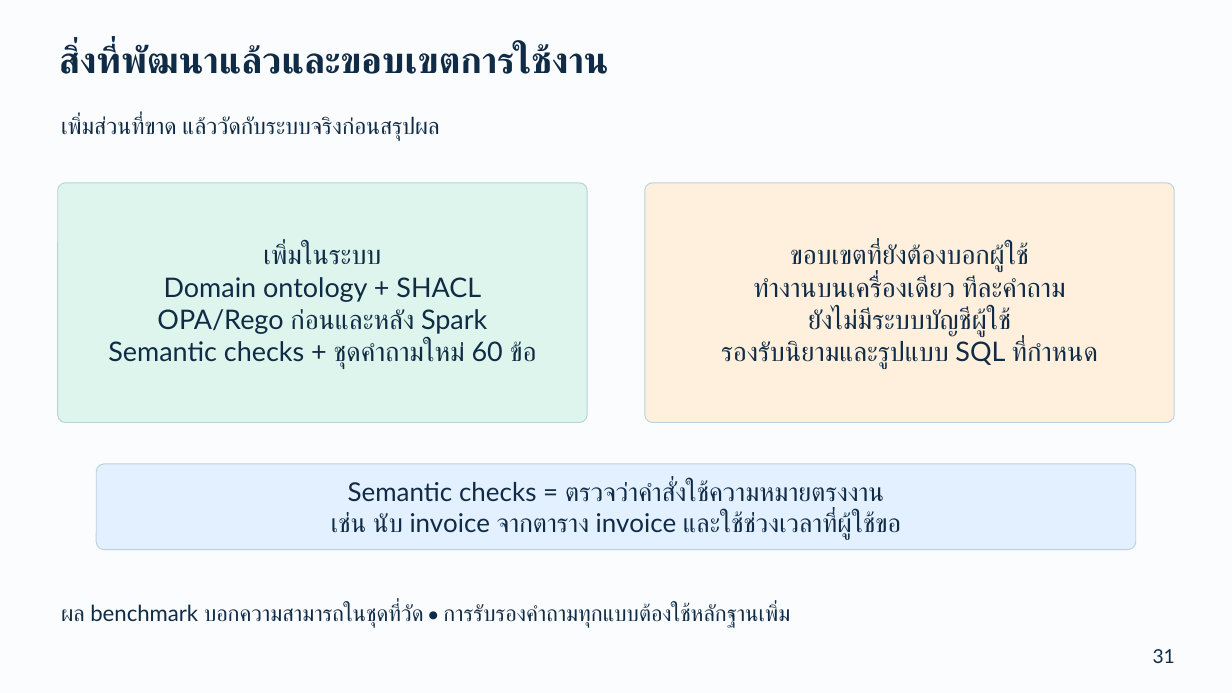
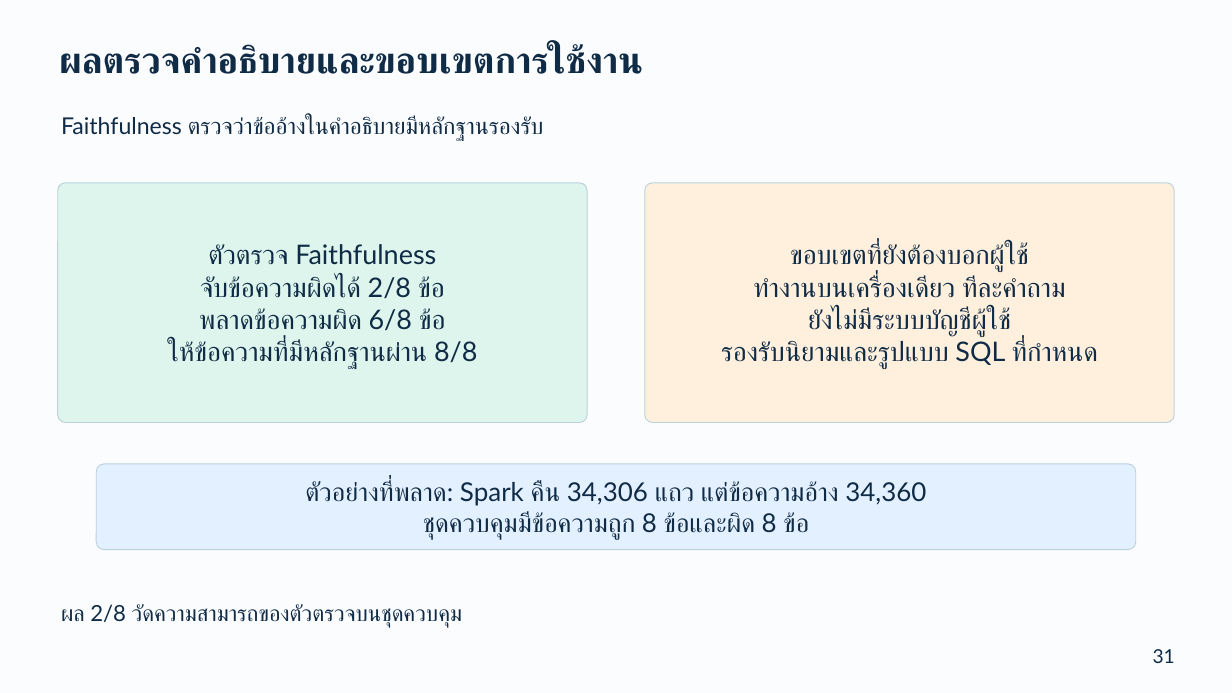
Before and after one commit to NATTAPAT-LEUNGRUNGSAP/customer-intelligence-agent-spark-hdfs, a slide deck: slide 31 of presentation/customer-intelligence-system-guide.pptx. Drawn at 1232x693 pixels with LibreOffice and Linux fonts; fonts in the diff are those of the drawing. Boxes give left, top, right and bottom in pixels: in the first picture for what was removed or moved away, otherwise in the second. Text is boxed around its words. In the diff, an @@ line names an element or a change of style, - is before the commit and + after.

```diff
--- a/presentation/customer-intelligence-system-guide.pptx
+++ b/presentation/customer-intelligence-system-guide.pptx
@@ text at box(59, 44, 643, 74): text changed @@
-สิ่งที่พัฒนาแล้วและขอบเขตการใช้งาน
+ผลตรวจคำอธิบายและขอบเขตการใช้งาน
@@ text at box(61, 116, 544, 141): text changed @@
-เพิ่มส่วนที่ขาด แล้ววัดกับระบบจริงก่อนสรุปผล
+Faithfulness ตรวจว่าข้ออ้างในคำอธิบายมีหลักฐานรองรับ
@@ text in rounded rectangle at box(167, 244, 477, 369): text changed @@
-เพิ่มในระบบ
-Domain ontology + SHACL
-OPA/Rego ก่อนและหลัง Spark
-Semantic checks + ชุดคำถามใหม่ 60 ข้อ
+ตัวตรวจ Faithfulness
+จับข้อความผิดได้ 2/8 ข้อ
+พลาดข้อความผิด 6/8 ข้อ
+ให้ข้อความที่มีหลักฐานผ่าน 8/8
@@ text in rounded rectangle at box(305, 481, 926, 539): text changed @@
-Semantic checks = ตรวจว่าคำสั่งใช้ความหมายตรงงาน
-เช่น นับ invoice จากตาราง invoice และใช้ช่วงเวลาที่ผู้ใช้ขอ
+ตัวอย่างที่พลาด: Spark คืน 34,306 แถว แต่ข้อความอ้าง 34,360
+ชุดควบคุมมีข้อความถูก 8 ข้อและผิด 8 ข้อ
@@ text at box(61, 604, 462, 628): text changed @@
-ผล benchmark บอกความสามารถในชุดที่วัด • การรับรองคำถามทุกแบบต้องใช้หลักฐานเพิ่ม
+ผล 2/8 วัดความสามารถของตัวตรวจบนชุดควบคุม
```
Also in this commit, not shown: 5 other slides changed, 25 other files.
